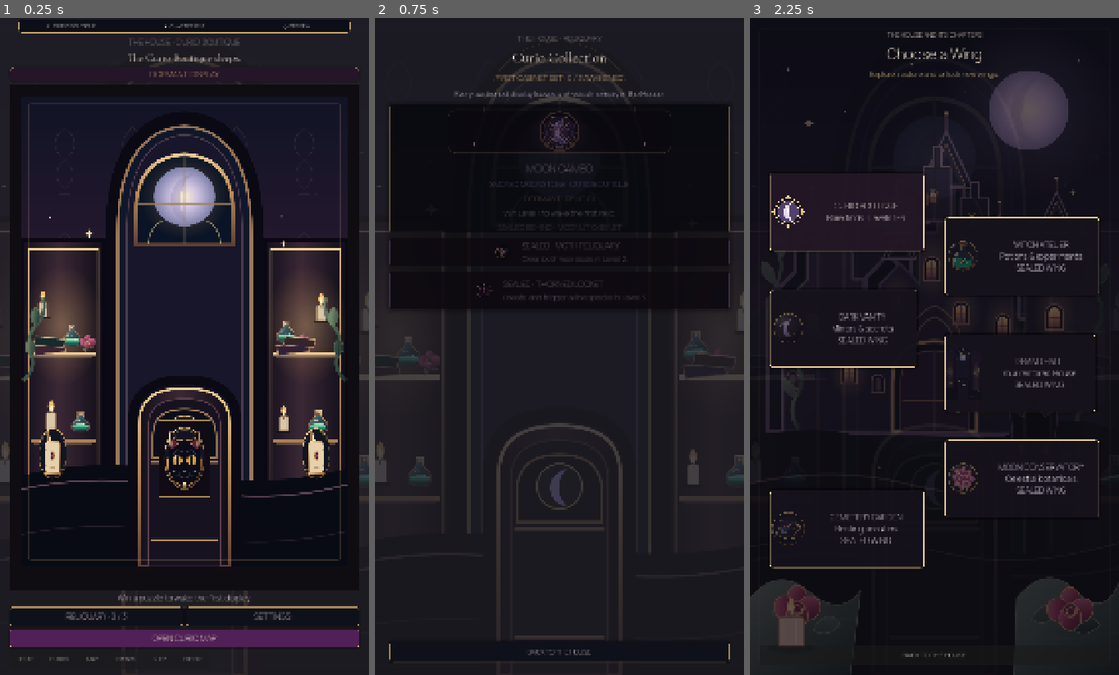
Above: before the commit, frames 1-3 (left to right).
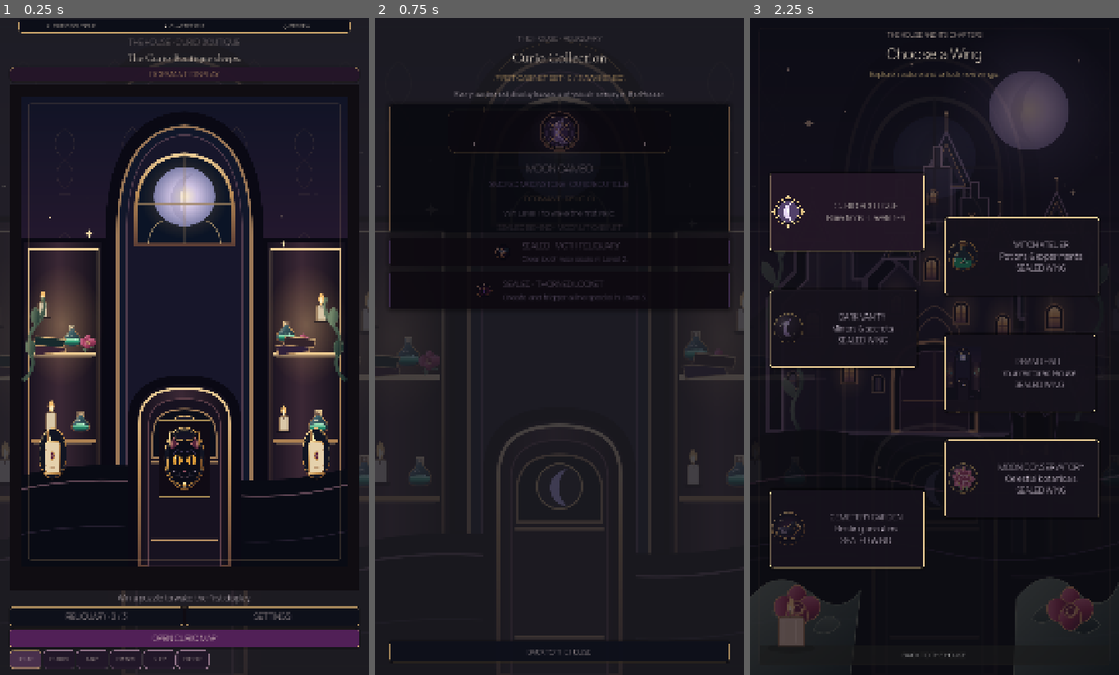
Above: after the commit, the same moments.

Repository: Jay-prodesign/akilta-match3
Game: Godot game, scene res://src/app/app_bootstrap.tscn
Same seed, same stepped clock (60 frames per second), same inputs: the game is played once before the commit and once after it.
Inputs:
- Up to frame 1 (0.25 s): no input
- Up to frame 2 (0.75 s): click "RELIQUARY · 0 / 3" at 0.5 s
- Up to frame 3 (2.25 s): click "BACK TO THE HOUSE" at 1.25 s; click "OPEN CURIO MAP" at 2 s

The runs differ from the first frame. In frame 1, 0.4% of the frame differs, in the area x 2-57%, y 96-100%; in frame 2, nothing differs; in frame 3, nothing differs.

Commit message:
ui: give House bottom navigation cohesive plum and gold interactive styling

Diff:
--- a/src/ui/home/house_home.gd
+++ b/src/ui/home/house_home.gd
@@ -20,6 +20,7 @@
 
 var progress
 var available_level_count: int = 1
+var _dock_buttons: Dictionary = {}
 
 func _ready() -> void:
 	play_button.pressed.connect(_on_play_pressed)
@@ -81,7 +82,7 @@
 		map_requested.emit()
 
 func _build_navigation_dock() -> void:
-	# Persistent, touch-sized first-party navigation; Level 1 remains the only open level pending founder approval.
+	# Touch-sized, gothic first-party navigation for the three-level internal review.
 	var dock_scroll := ScrollContainer.new()
 	dock_scroll.name = "BottomNavigationScroll"
 	dock_scroll.size_flags_horizontal = Control.SIZE_EXPAND_FILL
@@ -103,12 +104,28 @@
 	]:
 		var button := Button.new()
 		button.text = String(entry["title"])
+		button.name = "Dock" + String(entry["action"]).capitalize()
 		button.custom_minimum_size = Vector2(94, 54)
 		button.size_flags_horizontal = Control.SIZE_EXPAND_FILL
 		button.add_theme_font_size_override("font_size", 15)
 		button.tooltip_text = String(entry["title"])
 		var action := String(entry["action"])
 		button.pressed.connect(func(): _navigate_dock(action))
+		var normal := StyleBoxFlat.new()
+		normal.bg_color = Color("#211728")
+		normal.border_color = Color("#9B7B91", 0.65)
+		normal.set_border_width_all(1)
+		normal.set_corner_radius_all(10)
+		var active := normal.duplicate() as StyleBoxFlat
+		active.bg_color = Color("#49304C")
+		active.border_color = Color("#D5AD70")
+		active.set_border_width_all(2)
+		button.add_theme_stylebox_override("normal", active if action == "house" else normal)
+		button.add_theme_stylebox_override("hover", active)
+		button.add_theme_stylebox_override("pressed", active)
+		button.add_theme_color_override("font_color", Color("#F4E5D3"))
+		button.add_theme_color_override("font_hover_color", Color("#FFF1D9"))
+		_dock_buttons[action] = button
 		dock.add_child(button)
 
 func _navigate_dock(action: String) -> void:
